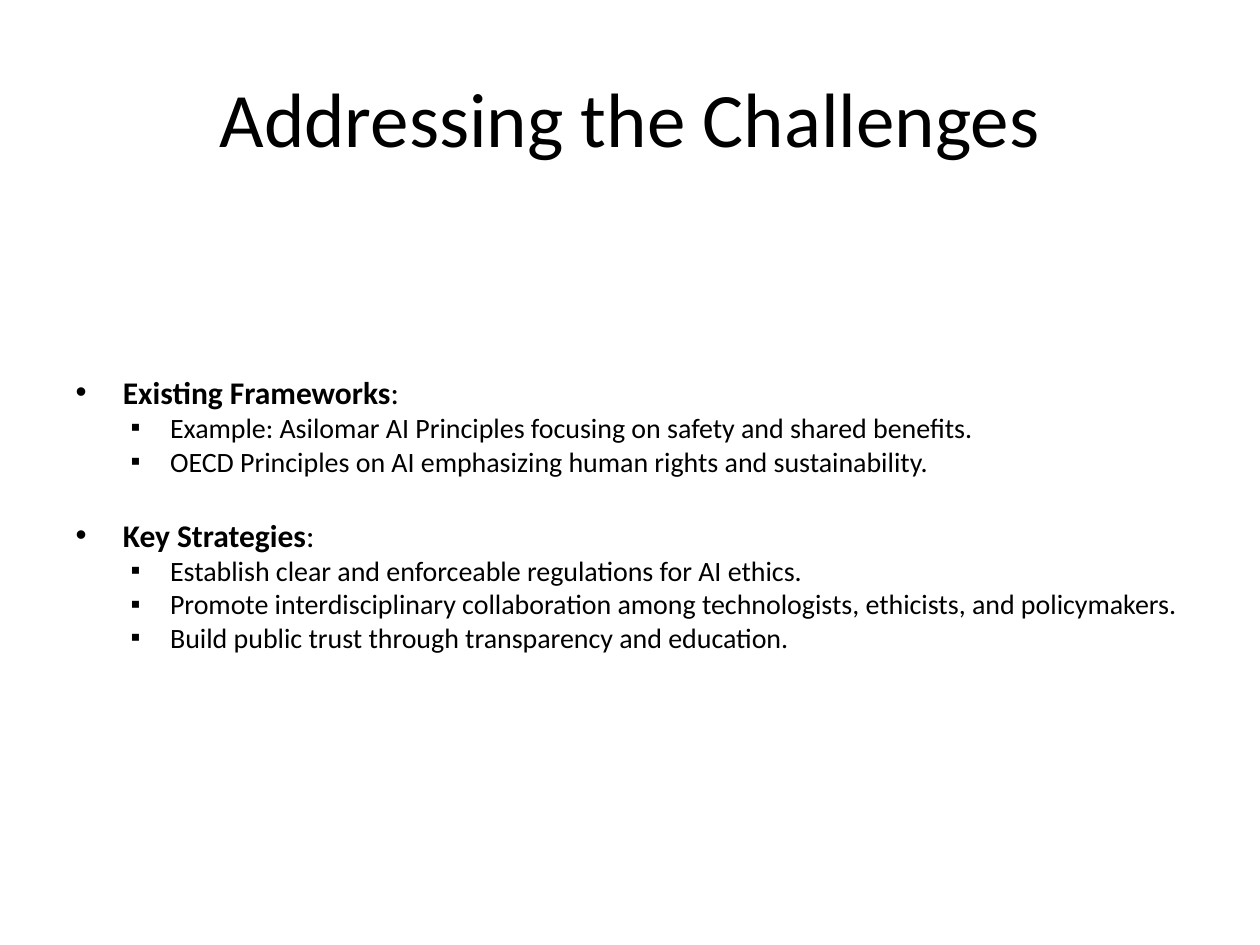
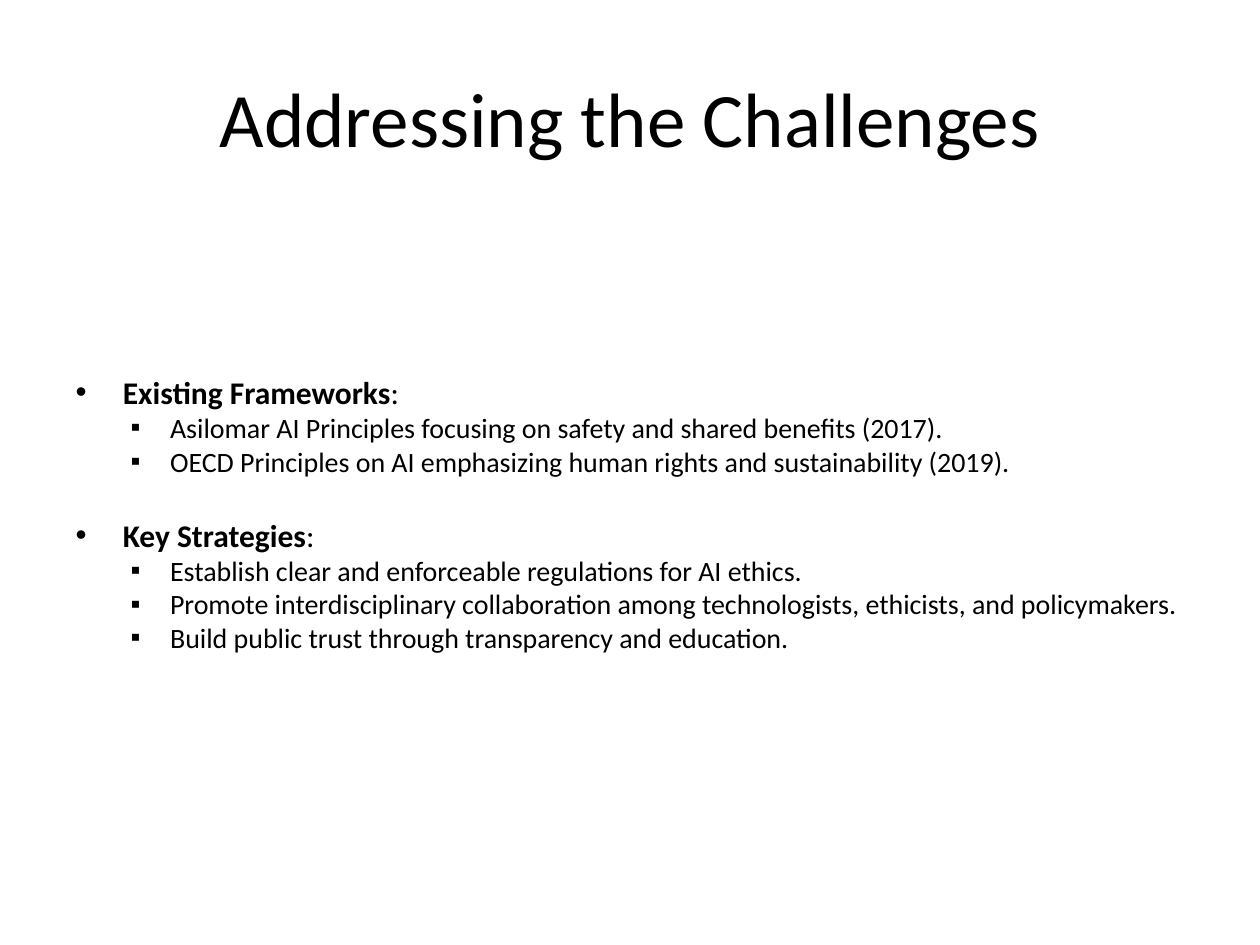
Before and after one commit to shans10/cdac-coursework, a slide deck: slide 9 of Term-Paper-Presentation.pptx. Drawn at 1260x945 pixels with LibreOffice and Linux fonts; fonts in the diff are those of the drawing. Boxes give left, top, right and bottom in pixels: in the first picture for what was removed or moved away, otherwise in the second. Text is boxed around its words. In the diff, an @@ line names an element or a change of style, - is before the commit and + after.

```diff
--- a/Term-Paper-Presentation.pptx
+++ b/Term-Paper-Presentation.pptx
@@ text at bbox=[123, 382, 399, 553]: indent changed @@
@@ text at bbox=[170, 417, 1010, 477]: text changed @@
-  ▪ Example: Asilomar AI Principles focusing on safety and shared benefits.
-  ▪ OECD Principles on AI emphasizing human rights and sustainability.
+  ▪ Asilomar AI Principles focusing on safety and shared benefits (2017).
+  ▪ OECD Principles on AI emphasizing human rights and sustainability (2019).
```
Also in this commit, not shown: 10 other slides changed.
